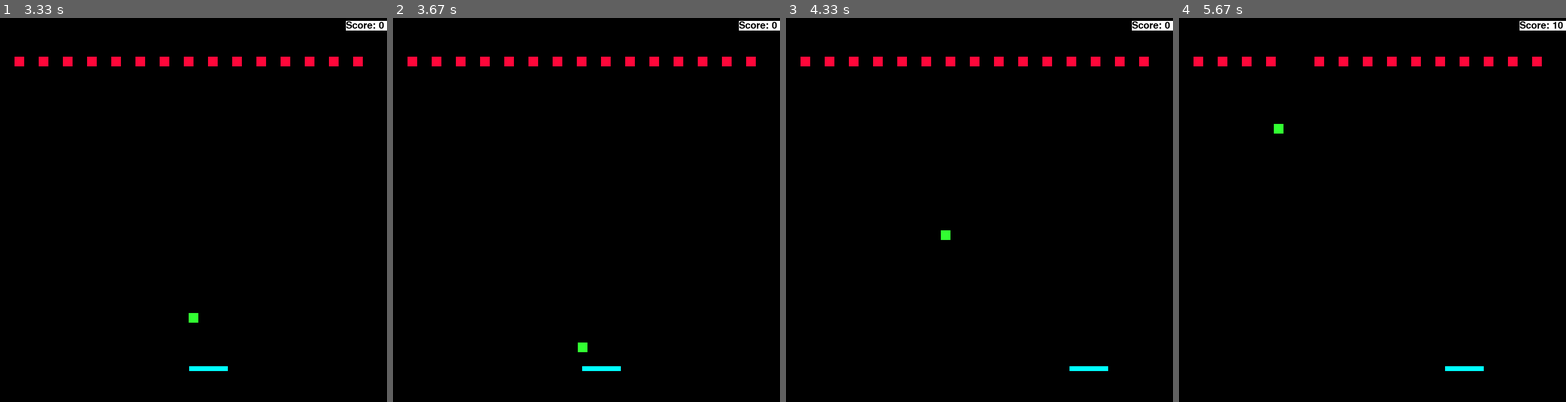
Above: before the commit, frames 1-4 (left to right).
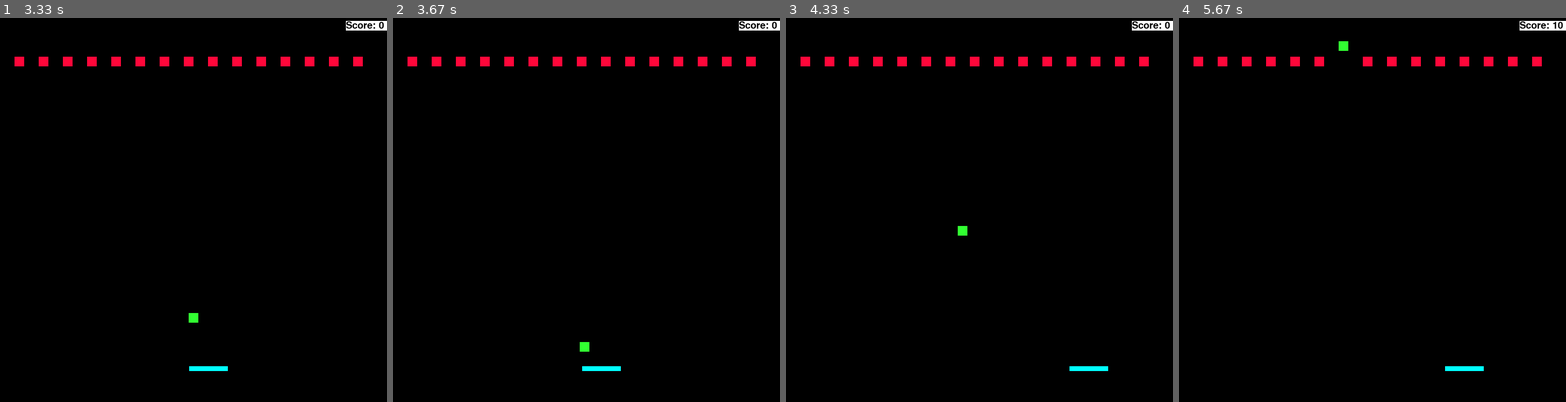
Above: after the commit, the same moments.

Repository: LogicMass621/python
Game: pygame game, started from breakout.py
Two runs of this game, one before a commit and one after it. Both use one fixed random seed, a clock stepped at 60 frames per second and the inputs below.
Inputs (mouse positions are in pixels of both pictures, inside the frame that each line leads up to):
- Up to frame 1 (3.33 s): tap Space at 0.33, 0.73, 1.03, 1.23, 1.53, 1.73, 2.03, 2.73, 3.13 s; hold Right 0.67-1.13 s; move the mouse to (100, 213) at 0.7 s; hold Right 1.17-1.63 s; move the mouse to (73, 152) at 1.2 s; hold Left 1.67-2.2 s; move the mouse to (251, 75) at 1.7 s; move the mouse to (201, 83) at 2.7 s; hold Right from 3.07 s (still down); move the mouse to (197, 252) at 3.1 s
- Up to frame 2 (3.67 s): keep holding Right; tap Space at 3.43 s
- Up to frame 3 (4.33 s): release Right at 3.7 s; hold Left 3.73-4.2 s; move the mouse to (967, 144) at 3.77 s; tap Space at 3.8, 4.1, 4.3 s; hold Right from 4.23 s (still down); move the mouse to (1080, 271) at 4.27 s
- Up to frame 4 (5.67 s): tap Space at 4.6, 4.8, 5.1, 5.3, 5.6 s; release Right at 4.7 s; hold Right 4.73-5.2 s; move the mouse to (1310, 83) at 4.77 s; hold Left from 5.23 s (still down); move the mouse to (1473, 179) at 5.27 s

Frame 1 is identical in both runs. In frame 2, less than 0.1% of the frame differs, in the area x 47-51%, y 84-88%; in frame 3, 0.1%; in frame 4, 0.3%, in the area x 24-44%, y 6-31%.

Commit message:
Changed horizontal and vertical component velocities of the ball The vertical component is now constant and flips when hitting either the paddle or top of the screen The horizontal component changes based on how far from the center of the paddle it was hit.  It is then constrained to a max value.

Diff:
--- a/breakout.py
+++ b/breakout.py
@@ -1,4 +1,3 @@
-#!/usr/bin/python3
 import pygame
 import math
 import sys
@@ -52,13 +51,13 @@
             return True
 
     def rectintersection(self, other):
-        x5 = max(self.x, other.x)
-        x6 = min(self.x+self.width, other.x+other.width)
-        y5 = max(self.y, other.y)
-        y6 = min(self.y+self.height, other.y+other.height)
-        if x5 >= x6 or y5 >= y6:
+        x1 = max(self.x, other.x)
+        x2 = min(self.x+self.width, other.x+other.width)
+        y1 = max(self.y, other.y)
+        y2 = min(self.y+self.height, other.y+other.height)
+        if x1 >= x2 or y1 >= y2:
             return Rect(0, 0, 0, 0)
-        return Rect(x5, y5, x6-x5, y6-y5)
+        return Rect(x1, y1, x2-x1, y2-y1)
 
     def toPygame(self):
         return self.__pyg_rect
@@ -87,23 +86,16 @@
 
 screens = []
 pygame.mouse.set_visible(False)
-blockHit = pygame.mixer.Sound('beep-02.wav')
-paddleHit = pygame.mixer.Sound('beep-02.wav')
+hit_sound = pygame.mixer.Sound('beep-02.wav')
 
 
 def stop_sounds():
-    blockHit.stop()
-    paddleHit.stop()
-
-
-def block_hit():
-    stop_sounds()
-    blockHit.play()
+    hit_sound.stop()
 
 
 def play_hit_sound():
     stop_sounds()
-    paddleHit.play()
+    hit_sound.play()
 
 
 class Screen:
@@ -180,8 +172,8 @@
         self.ball_rect = Rect((screenWidth-self.ballSize)/2,
                               screenHeight/2, self.ballSize, self.ballSize)
         self.points = 0
-        self.speed = 6
-        self.y_step = self.speed
+        self.max_x_step = 6
+        self.y_step = 6
         self.x_step = 0
 
         self.blocks = []
@@ -209,7 +201,7 @@
 
                 self.blocks.pop(i)
                 self.points += 10
-                block_hit()
+                play_hit_sound()
 
                 if rect.width > rect.height:
                     self.y_step = -self.y_step
@@ -227,11 +219,19 @@
 
         if self.paddleRect.colliderect(self.ball_rect):
             play_hit_sound()
+
+            paddleHalfWidth = self.paddleRectWidth/2
             ballMidPoint = self.ball_rect.x+self.ballSize/2
-            paddleMidPoint = self.paddleRect.x+self.paddleRectWidth/2
-            self.x_step += (ballMidPoint - paddleMidPoint)/self.stepStrength
-            self.y_step = - \
-                math.sqrt(abs(self.speed*self.speed - self.x_step*self.x_step))
+            paddleMidPoint = self.paddleRect.x+paddleHalfWidth
+
+            self.x_step += (ballMidPoint - paddleMidPoint) / paddleHalfWidth
+            self.x_step = max(
+                min(self.x_step, self.max_x_step), -self.max_x_step)
+
+            self.y_step = -self.y_step
+
+            print('velocity', self.x_step, self.y_step,
+                  math.sqrt(self.x_step*self.x_step + self.y_step*self.y_step))
 
         if self.ball_rect.y + self.ballSize > screenHeight:
             screens.pop()
